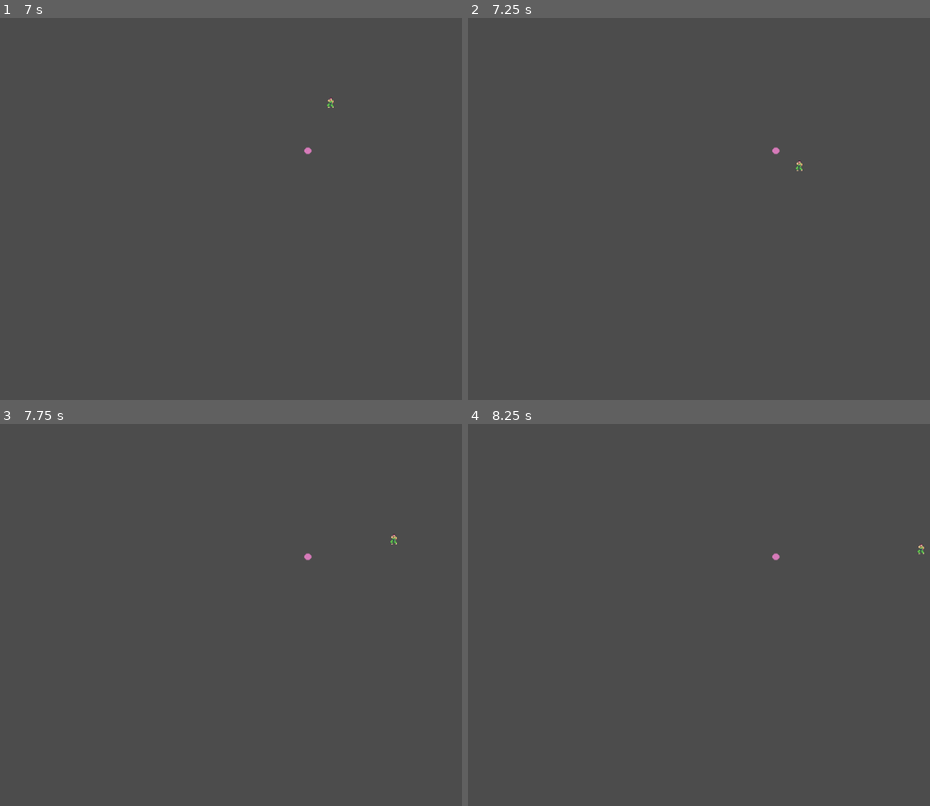
Above: before the commit, frames 1-4 (two rows, left to right).
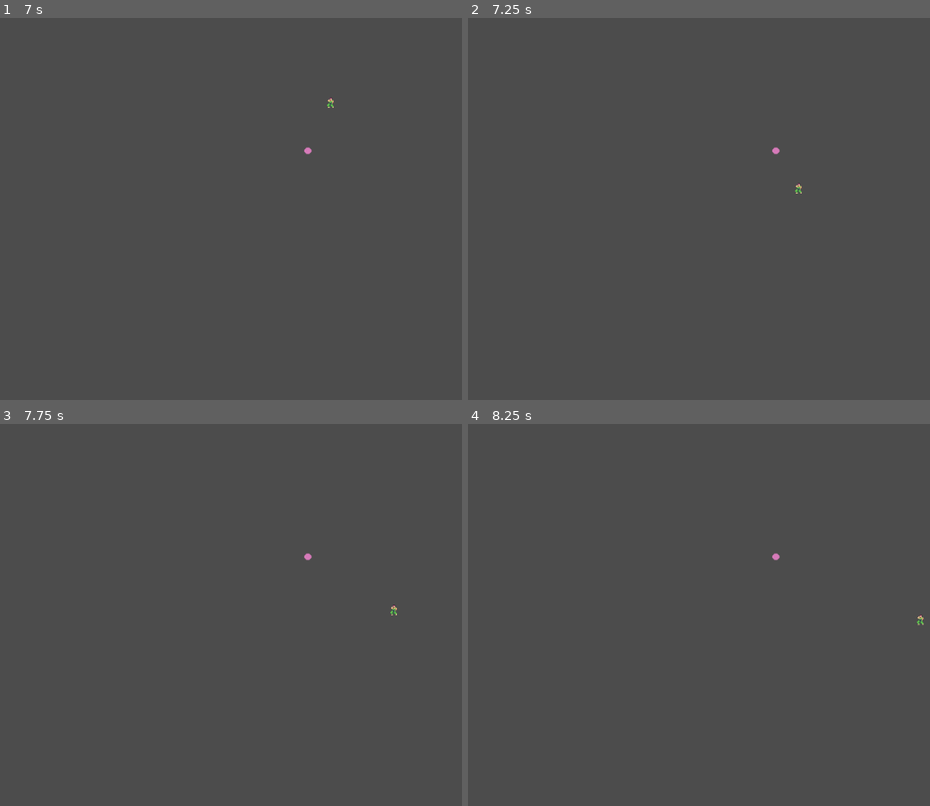
Above: after the commit, the same moments.

Repository: mhtraylor/ldjam44
Game: Godot game, scene res://scenes/core/StartMenu.tscn
Same seed, same stepped clock (60 frames per second), same inputs: the game is played once before the commit and once after it.
Inputs:
- Up to frame 1 (7 s): tap Enter (ui_accept) at 0.5, 0.77, 1.25, 1.52, 2, 2.75, 3.02, 3.5, 3.77, 4.25, 4.52, 6.02, 6.77 s; hold Right (ui_right) 0.53-1.28 s; hold Down (ui_down) 1.28-2.03 s; hold Right (ui_right) 2.03-2.78 s; hold Up (ui_up) 2.78-3.53 s; hold Left (ui_left) 3.53-5.03 s; tap Escape (ui_cancel) at 4.15 s; hold Down (ui_down) 5.03-5.78 s; hold Right (ui_right) 5.78-6.53 s; hold Up (ui_up) from 6.53 s (still down)
- Up to frame 2 (7.25 s): keep holding Up (ui_up)
- Up to frame 3 (7.75 s): release Up (ui_up) at 7.28 s; hold Right (ui_right) from 7.28 s (still down); tap Enter (ui_accept) at 7.52 s
- Up to frame 4 (8.25 s): release Right (ui_right) at 8.03 s; hold Down (ui_down) from 8.03 s (still down)

Frame 1 is identical in both runs. In frame 2, less than 0.1% of the frame differs, in the area x 70-73%, y 37-46%; in frame 3, less than 0.1%; in frame 4, less than 0.1%, in the area x 97-99%, y 31-53%.

Commit message:
Adding pause

Diff:
--- /dev/null
+++ b/src/scenes/core/Main.gd
@@ -0,0 +1,28 @@
+extends Node
+
+onready var pauseNode = $Pause
+
+func _ready():
+	pass
+
+# Called every frame. 'delta' is the elapsed time since the previous frame.
+#func _process(delta):
+#	pass
+
+
+func _input(event):
+	if event.is_action_pressed("ui_cancel"):
+		if get_tree().paused:
+			unpause_game()
+		else:
+			pause_game()
+
+
+func pause_game():
+	pauseNode.pause()
+	get_tree().paused = true
+
+
+func unpause_game():
+	pauseNode.unpause()
+	get_tree().paused = false
--- a/src/scenes/core/Main.tscn
+++ b/src/scenes/core/Main.tscn
@@ -1,24 +1,33 @@
-[gd_scene load_steps=5 format=2]
+[gd_scene load_steps=7 format=2]
 
-[ext_resource path="res://scenes/world/Item.tscn" type="PackedScene" id=1]
-[ext_resource path="res://scenes/player/Player.tscn" type="PackedScene" id=2]
-[ext_resource path="res://assets/music/levelmusic.ogg" type="AudioStream" id=3]
+[ext_resource path="res://scenes/core/Main.gd" type="Script" id=1]
+[ext_resource path="res://scenes/world/Item.tscn" type="PackedScene" id=2]
+[ext_resource path="res://scenes/player/Player.tscn" type="PackedScene" id=3]
+[ext_resource path="res://assets/music/levelmusic.ogg" type="AudioStream" id=4]
+[ext_resource path="res://scenes/core/Pause.tscn" type="PackedScene" id=5]
 
 [sub_resource type="RectangleShape2D" id=1]
-extents = Vector2( 267.11, 10 )
+extents = Vector2( 567.993, 10 )
 
 [node name="Main" type="Node"]
+pause_mode = 2
+script = ExtResource( 1 )
 
 [node name="World" type="Node" parent="."]
+pause_mode = 1
+editor/display_folded = true
 
-[node name="Item" parent="World" instance=ExtResource( 1 )]
+[node name="Item" parent="World" instance=ExtResource( 2 )]
 position = Vector2( 493.797, 216.099 )
 
-[node name="Player" parent="World" instance=ExtResource( 2 )]
+[node name="Player" parent="World" instance=ExtResource( 3 )]
 position = Vector2( 400, 100 )
 
 [node name="floor" type="StaticBody2D" parent="World"]
-position = Vector2( 407.057, 244.934 )
+position = Vector2( 501.429, 365.182 )
+__meta__ = {
+"_edit_group_": true
+}
 
 [node name="CollisionShape2D" type="CollisionShape2D" parent="World/floor"]
 rotation = 0.118682
@@ -28,5 +37,8 @@
 }
 
 [node name="LevelMusic" type="AudioStreamPlayer" parent="World"]
-stream = ExtResource( 3 )
+stream = ExtResource( 4 )
 autoplay = true
+
+[node name="Pause" parent="." instance=ExtResource( 5 )]
+pause_mode = 2
--- /dev/null
+++ b/src/scenes/core/Pause.gd
@@ -0,0 +1,7 @@
+extends Node2D
+
+func pause():
+	$ThePopup.show()
+
+func unpause():
+	$ThePopup.hide()
--- /dev/null
+++ b/src/scenes/core/Pause.tscn
@@ -0,0 +1,34 @@
+[gd_scene load_steps=4 format=2]
+
+[ext_resource path="res://scenes/core/Pause.gd" type="Script" id=1]
+
+[sub_resource type="DynamicFontData" id=1]
+font_path = "res://assets/font/GOODDP__.TTF"
+
+[sub_resource type="DynamicFont" id=2]
+size = 64
+font_data = SubResource( 1 )
+
+[node name="Pause" type="Node2D"]
+z_index = 2
+script = ExtResource( 1 )
+
+[node name="ThePopup" type="PopupDialog" parent="."]
+
+[node name="ColorRect" type="ColorRect" parent="ThePopup"]
+margin_right = 1024.0
+margin_bottom = 600.0
+color = Color( 0, 0, 0, 0.823529 )
+
+[node name="PausedText" type="Label" parent="ThePopup/ColorRect"]
+anchor_left = 0.5
+anchor_top = 0.5
+anchor_right = 0.5
+anchor_bottom = 0.5
+margin_left = -68.0
+margin_top = -32.5
+margin_right = 68.0
+margin_bottom = 32.5
+custom_fonts/font = SubResource( 2 )
+text = "paused"
+align = 1
